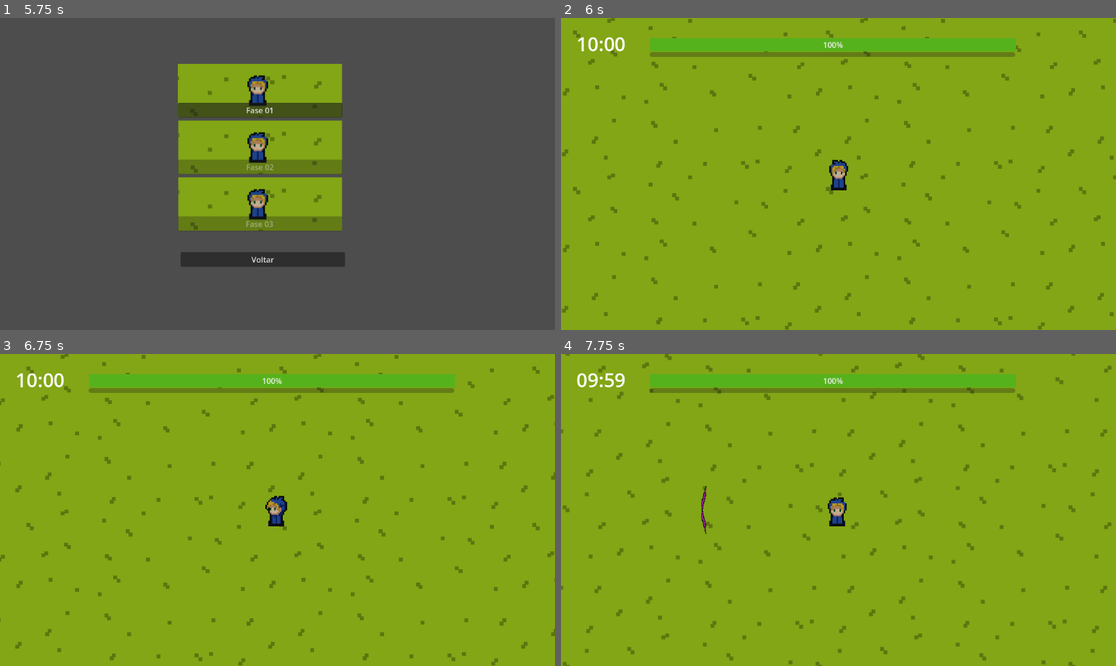
Above: before the commit, frames 1-4 (two rows, left to right).
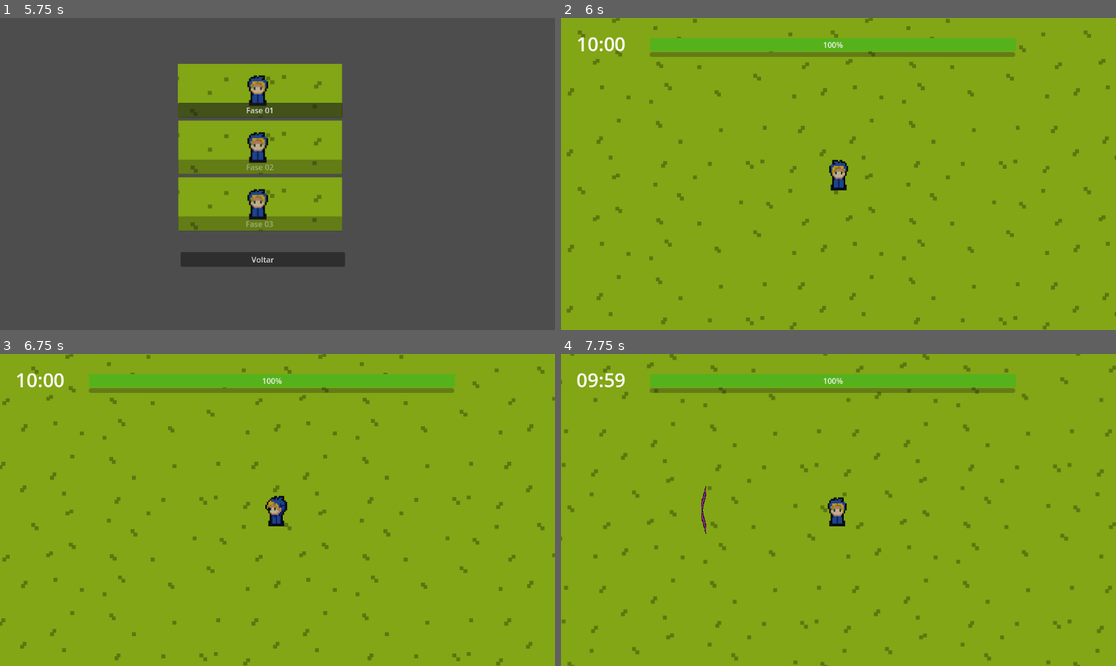
Above: after the commit, the same moments.

Repository: HendrickFS/TheRiseOfTheFool
Game: Godot game, scene res://interface/menu.tscn
The game is run twice, just before and just after one commit, with the same random seed, the same clock (stepped at 60 frames per second) and the same inputs.
Inputs:
- Up to frame 1 (5.75 s): hold D (right) 0.53-1.28 s; hold S (down) 1.28-2.03 s; hold D (right) 2.03-2.78 s; hold W (up) 2.78-3.53 s; tap Enter at 3.5 s; hold A (left) 3.53-4.25 s; click "Iniciar" at 4.25 s; click "Jogar" at 5 s
- Up to frame 2 (6 s): click "Fase 01" at 5.75 s
- Up to frame 3 (6.75 s): hold A (left) from 6.53 s (still down)
- Up to frame 4 (7.75 s): release A (left) at 7.28 s; hold S (down) from 7.28 s (still down)

Frame 1 is identical in both runs. In frame 2, 3.7% of the frame differs, in the area x 0-100%, y 0-100%; in frame 3, 3.7%; in frame 4, 3.8%.

Commit message:
wolrd bg automatic

Diff:
--- a/enemy/chaser.gd
+++ b/enemy/chaser.gd
@@ -8,10 +8,19 @@
 var exp = load("res://items/exp.tscn")
 @onready var _animated_sprite: AnimatedSprite2D = $Sprite2D
 
+@onready var sprite = $Sprite2D
+var assets = [
+	"res://enemy/assets/Curupira.png",
+	"res://enemy/assets/Boto.png",
+	"res://enemy/assets/Boitata.png"
+]
+
 func _ready():
 	var group_members = get_tree().get_nodes_in_group("attacks")
 	for emitter in group_members:
 		emitter.connect("slash_collision", on_slash_collision)
+	var level_selected = Global.get_level_selected()
+	# Use level_selected para saber qual sprite utilizar
 
 func _physics_process(delta):
 
--- a/enemy/tank.gd
+++ b/enemy/tank.gd
@@ -6,6 +6,12 @@
 var damage = 20
 var exp_value = 30
 var exp = load("res://items/exp.tscn")
+
+var assets = [
+	"res://enemy/assets/mulaSemCabeca.png",
+	"res://enemy/assets/Cuca.png",
+	"res://enemy/assets/bicho_papao.png"
+]
 
 func _physics_process(delta):
 
--- a/world/world.gd
+++ b/world/world.gd
@@ -1,8 +1,13 @@
 extends Node2D
 
 @onready var background = $background
+var bg01 = "res://world/assets/Cenario1.png"
+var bg02 = "res://world/assets/Cenario2.png"
+var bg03 = "res://world/assets/Cenario3.png"
+var backgrounds = [bg01, bg02, bg03]
 var level_selected = 0
 
 func _ready():
 	level_selected = Global.get_level_selected()
 	print(level_selected)
+	background.texture = load(backgrounds[level_selected-1])
--- a/world/world.tscn
+++ b/world/world.tscn
@@ -58,9 +58,9 @@
 script = ExtResource("1_7w6ni")
 
 [node name="background" type="TextureRect" parent="."]
-offset_left = -4080.0
+offset_left = -4595.0
 offset_top = -2421.0
-offset_right = 5890.0
+offset_right = 5375.0
 offset_bottom = 3191.0
 texture = ExtResource("1_44nia")
 stretch_mode = 1
Binary file added: world/assets/Cenario2.png
Not shown, added: world/assets/Cenario2.png.import
Binary file added: world/assets/Cenario3.png
Not shown, added: world/assets/Cenario3.png.import
